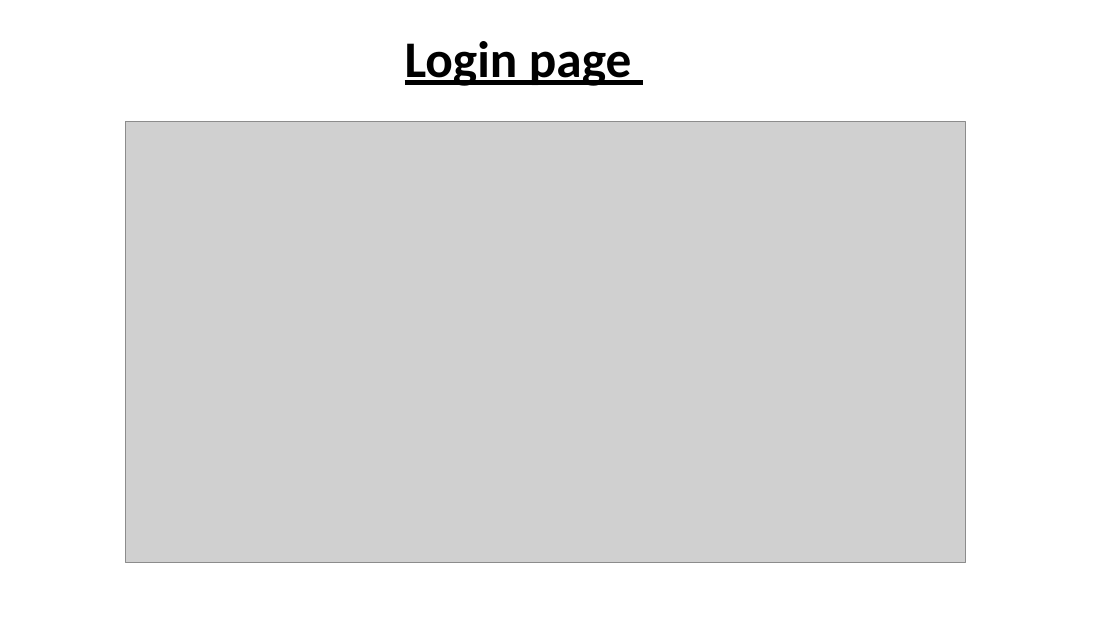
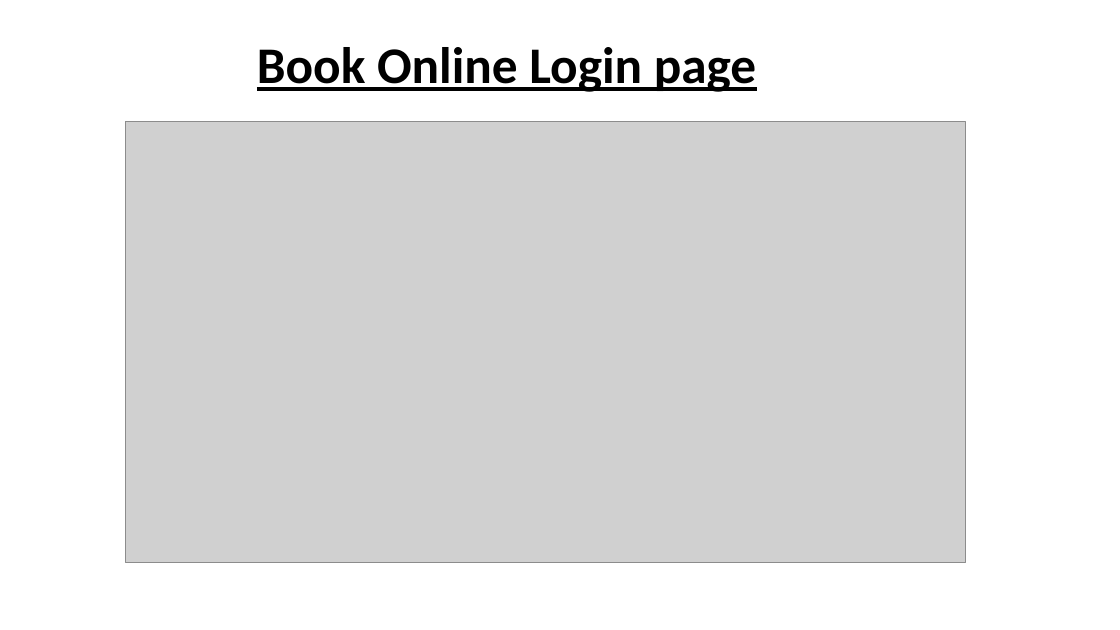
Before and after one commit to 22020771-Teo-KaiXin/22020771-TeoKaixin-C369-3D-E63C-A-GA, a slide deck: slide 4 of G369 GA.pptx. Drawn at 1120x630 pixels with LibreOffice and Linux fonts; fonts in the diff are those of the drawing; grey boxes stand for pictures. Boxes give left, top, right and bottom in pixels: in the first picture for what was removed or moved away, otherwise in the second. Text is boxed around its words. In the diff, an @@ line names an element or a change of style, - is before the commit and + after.

```diff
--- a/G369 GA.pptx
+++ b/G369 GA.pptx
@@ title at (257, 47, 756, 92): text changed @@
-Login page
+Book Online Login page
```
Also in this commit, not shown: 4 other slides changed, 1 slide added, 1 slide removed, 3 other files.
